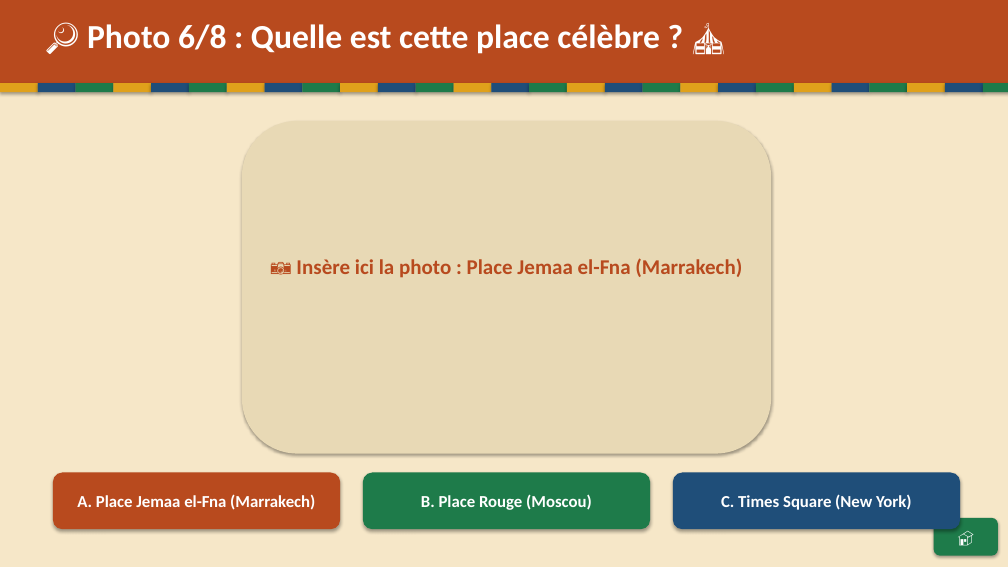
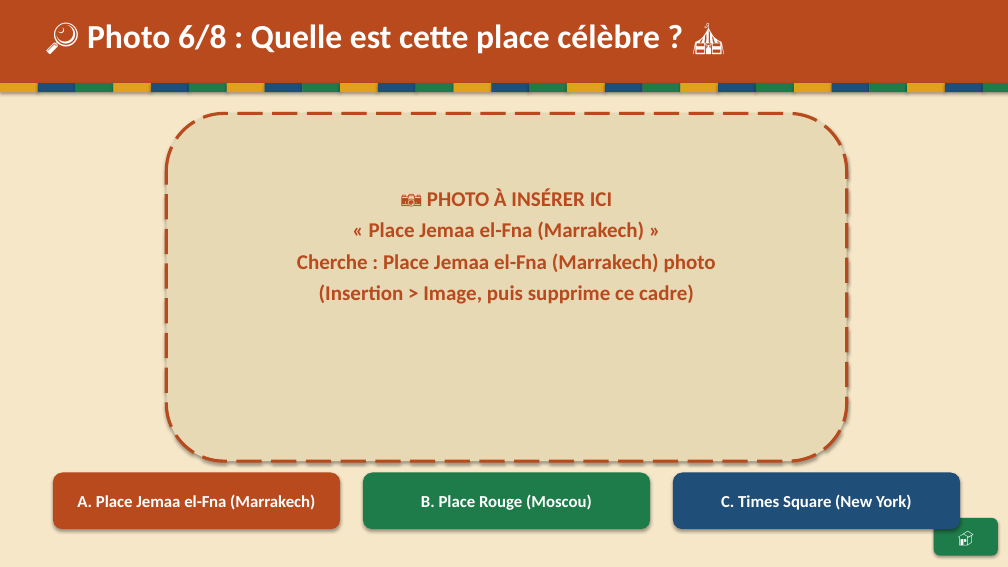
Before and after one commit to Paquereauman/Paquereauman, a slide deck: slide 13 of maghreb/maghreb-interactif.pptx. Drawn at 1008x567 pixels with LibreOffice and Linux fonts; fonts in the diff are those of the drawing. Boxes give left, top, right and bottom in pixels: in the first picture for what was removed or moved away, otherwise in the second. Text is boxed around its words. In the diff, an @@ line names an element or a change of style, - is before the commit and + after.

```diff
--- a/maghreb/maghreb-interactif.pptx
+++ b/maghreb/maghreb-interactif.pptx
@@ rounded rectangle: place and size @@
-rounded rectangle at bbox=[242, 121, 771, 454]
+rounded rectangle at bbox=[166, 113, 847, 461]
@@ rounded rectangle at bbox=[166, 113, 847, 461]: outline none to #B84A1E 3 pt dashed @@
@@ text at bbox=[297, 188, 716, 304]: text changed @@
-📷 Insère ici la photo : Place Jemaa el-Fna (Marrakech)
+📷 PHOTO À INSÉRER ICI
+« Place Jemaa el-Fna (Marrakech) »
+Cherche : Place Jemaa el-Fna (Marrakech) photo
+(Insertion > Image, puis supprime ce cadre)
```
Also in this commit, not shown: 6 other slides changed, 3 other files.
